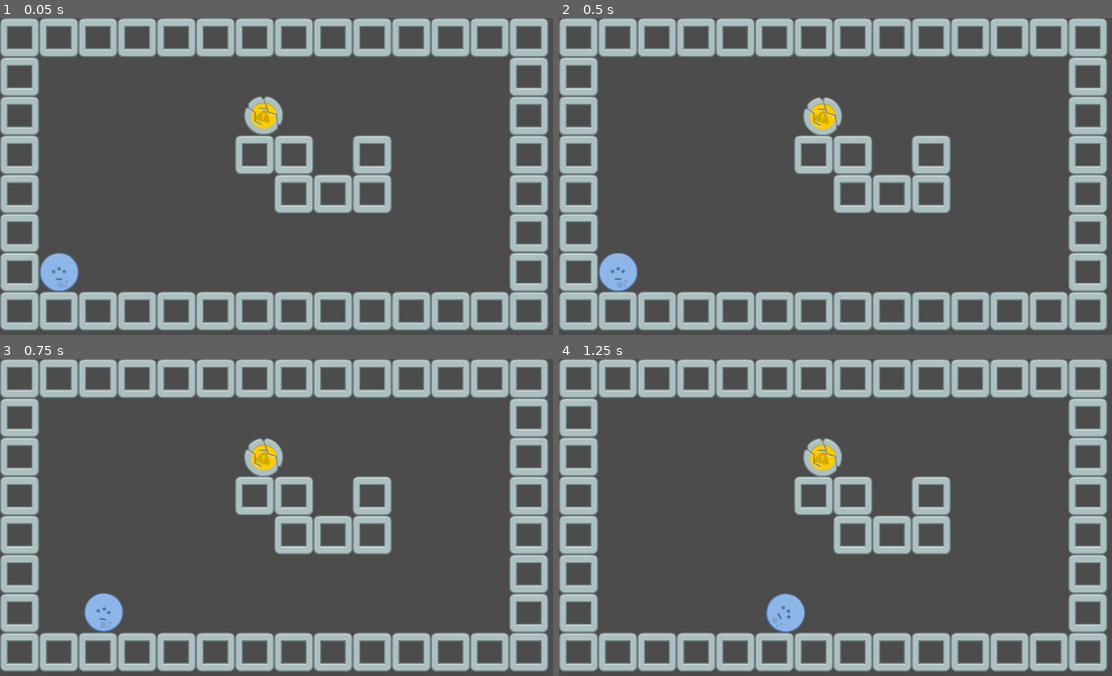
Above: before the commit, frames 1-4 (two rows, left to right).
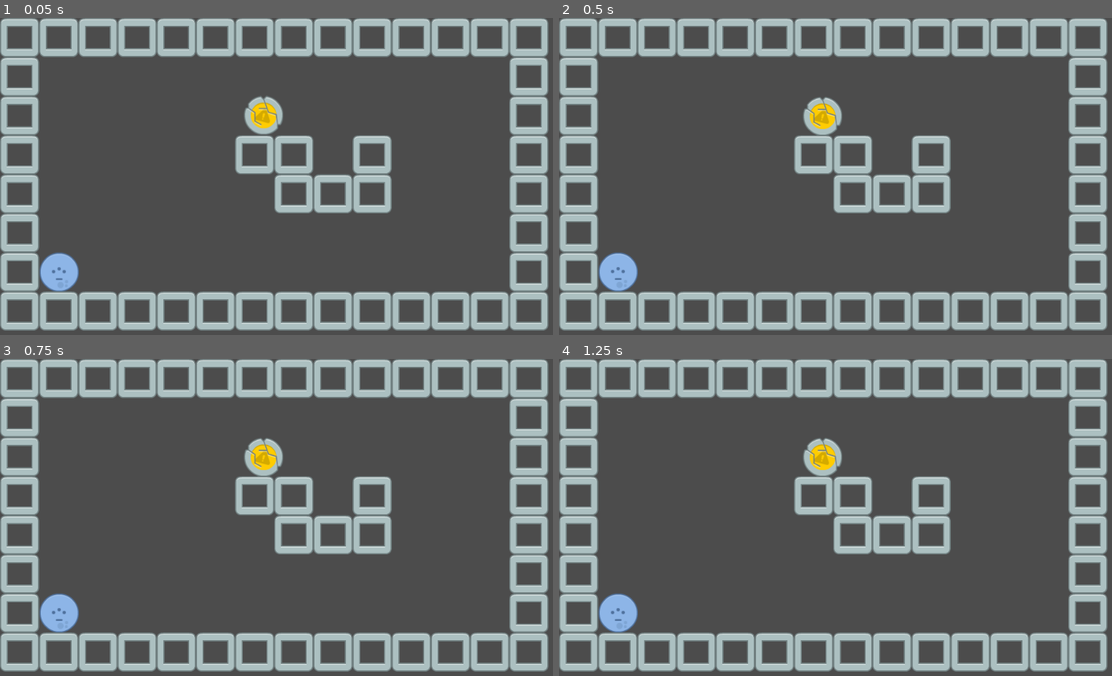
Above: after the commit, the same moments.

Repository: bsu-cs315/P1-Projectile-Launch
Game: Godot game, scene res://project/src/Level.tscn
The game is run twice, just before and just after one commit, with the same random seed, the same clock (stepped at 60 frames per second) and the same inputs.
Inputs:
- Up to frame 1 (0.05 s): no input
- Up to frame 2 (0.5 s): no input
- Up to frame 3 (0.75 s): tap Enter at 0.5 s; hold D (LaunchRight, bound only before the commit) from 0.53 s (still down); tap Down (DecreaseStrength) at 0.6 s
- Up to frame 4 (1.25 s): keep holding D (LaunchRight, bound only before the commit); tap Up (IncreaseStrength) at 0.8 s

Frames 1-2 are identical in both runs. In frame 3, 1.4% of the frame differs, in the area x 7-23%, y 73-87%; in frame 4, 1.4%.

Commit message:
update projectile scene to be able to change angle and strength

Diff:
--- a/project.godot
+++ b/project.godot
@@ -21,17 +21,7 @@
 
 [input]
 
-LaunchUp={
-"deadzone": 0.5,
-"events": [ Object(InputEventKey,"resource_local_to_scene":false,"resource_name":"","device":0,"alt":false,"shift":false,"control":false,"meta":false,"command":false,"pressed":false,"scancode":87,"unicode":0,"echo":false,"script":null)
- ]
-}
-LaunchRight={
-"deadzone": 0.5,
-"events": [ Object(InputEventKey,"resource_local_to_scene":false,"resource_name":"","device":0,"alt":false,"shift":false,"control":false,"meta":false,"command":false,"pressed":false,"scancode":68,"unicode":0,"echo":false,"script":null)
- ]
-}
-LaunchUpRight={
+Launch={
 "deadzone": 0.5,
 "events": [ Object(InputEventKey,"resource_local_to_scene":false,"resource_name":"","device":0,"alt":false,"shift":false,"control":false,"meta":false,"command":false,"pressed":false,"scancode":32,"unicode":0,"echo":false,"script":null)
  ]
@@ -46,6 +36,16 @@
 "events": [ Object(InputEventKey,"resource_local_to_scene":false,"resource_name":"","device":0,"alt":false,"shift":false,"control":false,"meta":false,"command":false,"pressed":false,"scancode":16777234,"unicode":0,"echo":false,"script":null)
  ]
 }
+RotateAngleLeft={
+"deadzone": 0.5,
+"events": [ Object(InputEventKey,"resource_local_to_scene":false,"resource_name":"","device":0,"alt":false,"shift":false,"control":false,"meta":false,"command":false,"pressed":false,"scancode":16777231,"unicode":0,"echo":false,"script":null)
+ ]
+}
+RotateAngleRight={
+"deadzone": 0.5,
+"events": [ Object(InputEventKey,"resource_local_to_scene":false,"resource_name":"","device":0,"alt":false,"shift":false,"control":false,"meta":false,"command":false,"pressed":false,"scancode":16777233,"unicode":0,"echo":false,"script":null)
+ ]
+}
 
 [rendering]
 
--- a/project/src/Projectile.gd
+++ b/project/src/Projectile.gd
@@ -4,27 +4,19 @@
 var ready_for_launch : bool = true
 var in_the_air : bool = false
 var projectile_state : bool = ready_for_launch
+var direction = Vector2(1,-1).normalized()
 
 func _process(delta):
 	if projectile_state == ready_for_launch:
-		if Input.is_action_just_pressed("LaunchUp"):
-			var direction = Vector2(0,-1).normalized()
-			var velocity = direction * strength
-			apply_impulse(Vector2.ZERO, velocity)
-			projectile_state  = in_the_air
-		if Input.is_action_just_pressed("LaunchRight"):
-			var direction = Vector2(1,0).normalized()
-			var velocity = direction * strength
-			projectile_state  = in_the_air
-			apply_impulse(Vector2.ZERO, velocity)
-		if Input.is_action_just_pressed("LaunchUpRight"):
-			var direction = Vector2(1,-1).normalized()
+		if Input.is_action_just_pressed("RotateAngleLeft"):
+			direction = Vector2(0.5,-1)
+		if Input.is_action_just_pressed("RotateAngleRight"):
+			direction = Vector2(1.5,-1)
+		if Input.is_action_just_pressed("Launch"):
 			var velocity = direction * strength
 			apply_impulse(Vector2.ZERO, velocity)
 			projectile_state  = in_the_air
 	if Input.is_action_just_pressed("IncreaseStrength"):
 		strength += 25
-		print(strength)
 	if Input.is_action_just_pressed("DecreaseStrength"):
 		strength -= 25
-		print(strength)
Not shown, added: export_presets.cfg
